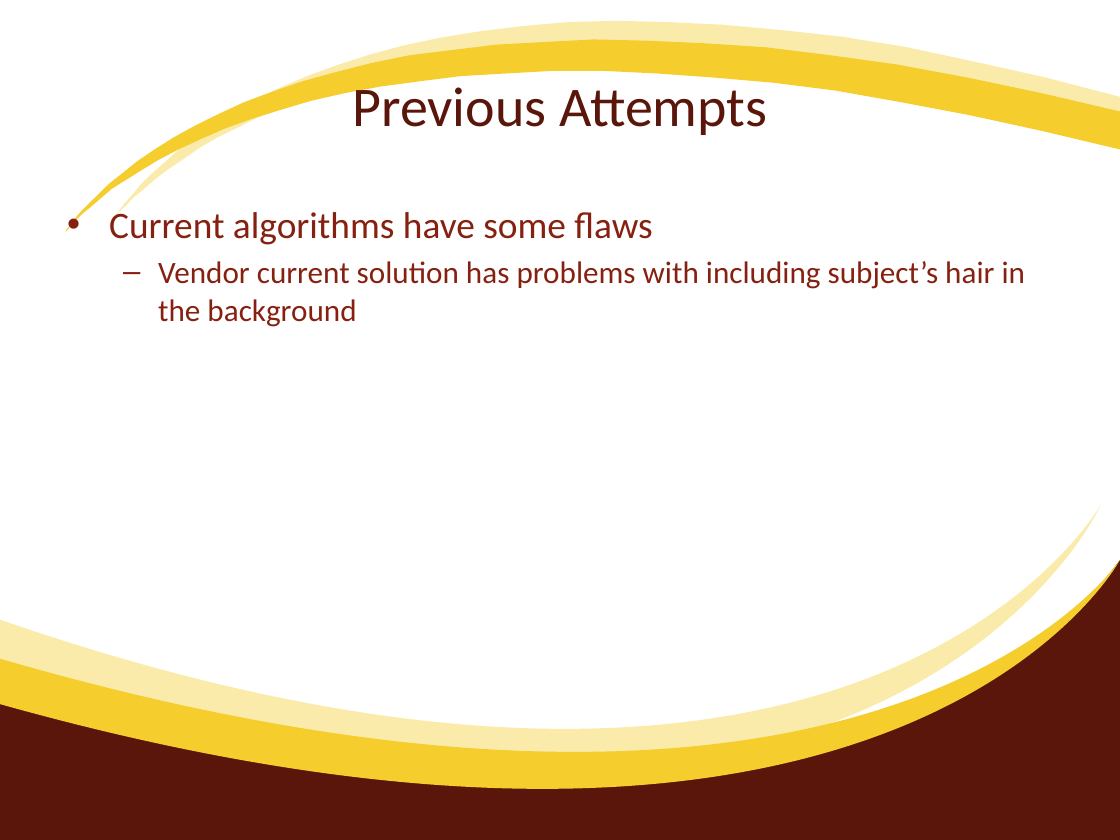
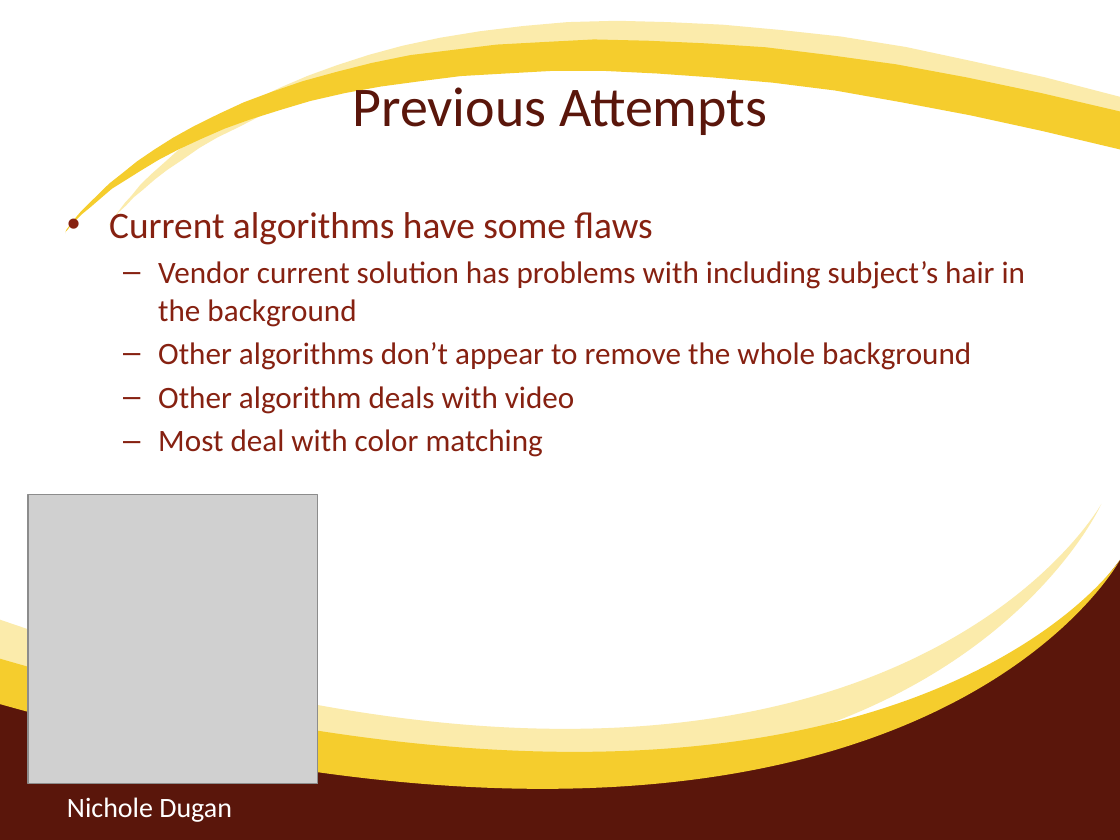
Before and after one commit to ejezisek/vision, a slide deck: slide 6 of Presentation/Virtual.Backdrop.pptx. Drawn at 1120x840 pixels with LibreOffice and Linux fonts; fonts in the diff are those of the drawing; grey boxes stand for pictures. Boxes give left, top, right and bottom in pixels: in the first picture for what was removed or moved away, otherwise in the second. Text is boxed around its words. In the diff, an @@ line names an element or a change of style, - is before the commit and + after.

```diff
--- a/Presentation/Virtual.Backdrop.pptx
+++ b/Presentation/Virtual.Backdrop.pptx
@@ text at box(158, 342, 971, 457): paragraphs added @@
+  – Other algorithms don’t appear to remove the whole background
+  – Other algorithm deals with video
+  – Most deal with color matching
@@ picture added at box(28, 495, 318, 784) @@
@@ text added at box(67, 797, 232, 822), 18 pt, text #FFFFFF @@
+Nichole Dugan
```
Also in this commit, not shown: 1 other slide changed, 3 other files.
